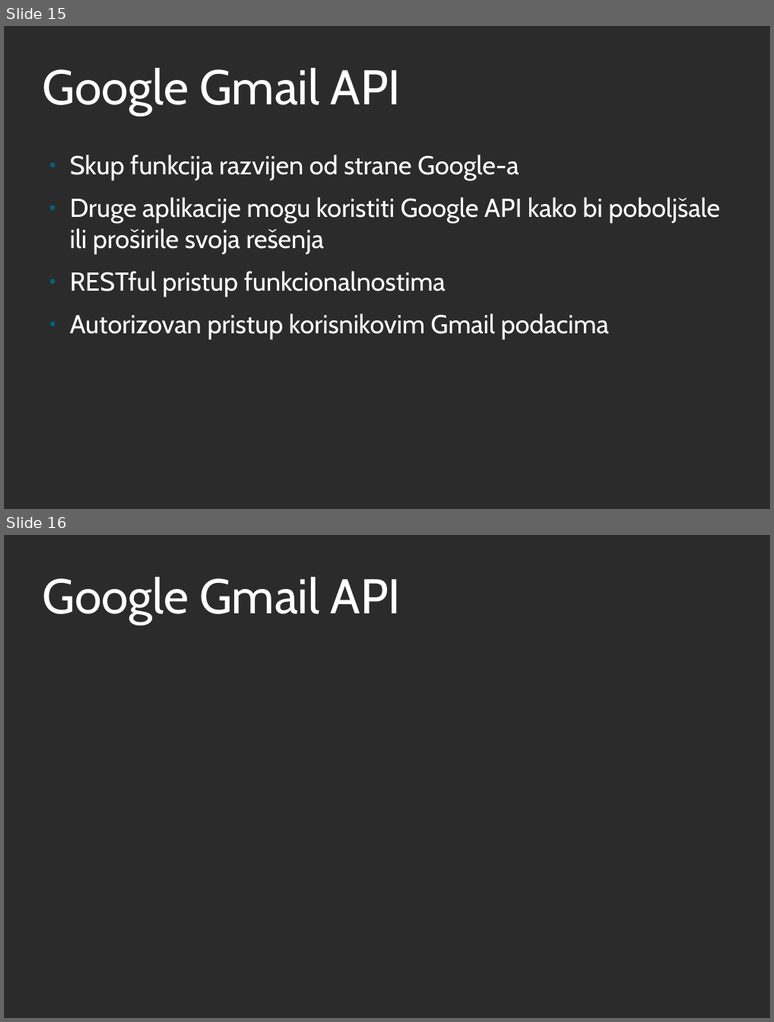
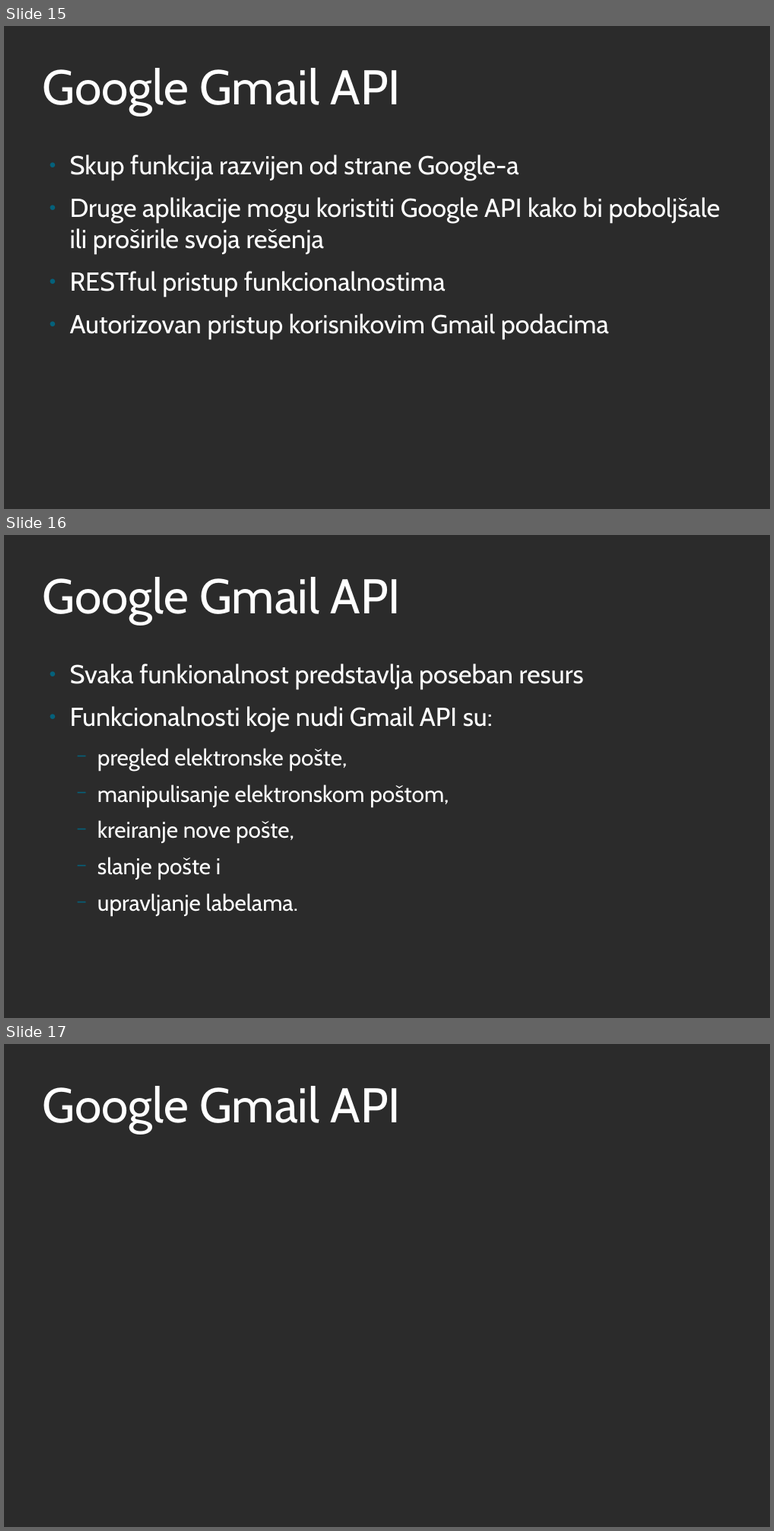
Before and after one commit to iv17/MScThesis, a slide deck: IvanaSavinPresentation.odp. Shown one above the other, each under a label of ours: slides 15 and 16 before the commit, slides 15, 16 and 17 after it. The pictures are 774x1022 and 774x1531 pixels, drawn with LibreOffice and Linux fonts; fonts in the diff are those of the drawing; background and template pictures are left out; a plain dark background stands for a picture behind light text. Boxes give left, top, right and bottom in pixels: in the first picture for what was removed or moved away, otherwise in the second. Text is boxed around its words. In the diff, an @@ line names an element or a change of style, - is before the commit and + after.

Commit message:
presentation

```diff
--- a/IvanaSavinPresentation.odp
+++ b/IvanaSavinPresentation.odp
@@ slide 16 added at (4, 535, 770, 1018), background picture (left out) @@
@@ title added at (42, 577, 401, 625), 60 pt, text #FFFFFF @@
+Google Gmail API
@@ text added at (70, 663, 584, 916), 28 pt, text #FFFFFF @@
+● Svaka funkionalnost predstavlja poseban resurs
+● Funkcionalnosti koje nudi Gmail API su:
+  − pregled elektronske pošte,
+  − manipulisanje elektronskom poštom,
+  − kreiranje nove pošte,
+  − slanje pošte i
+  − upravljanje labelama.
@@ what was slide 16 is now slide 17 @@
```
Also in this commit, not shown: 1 other slide added, 1 other file.
